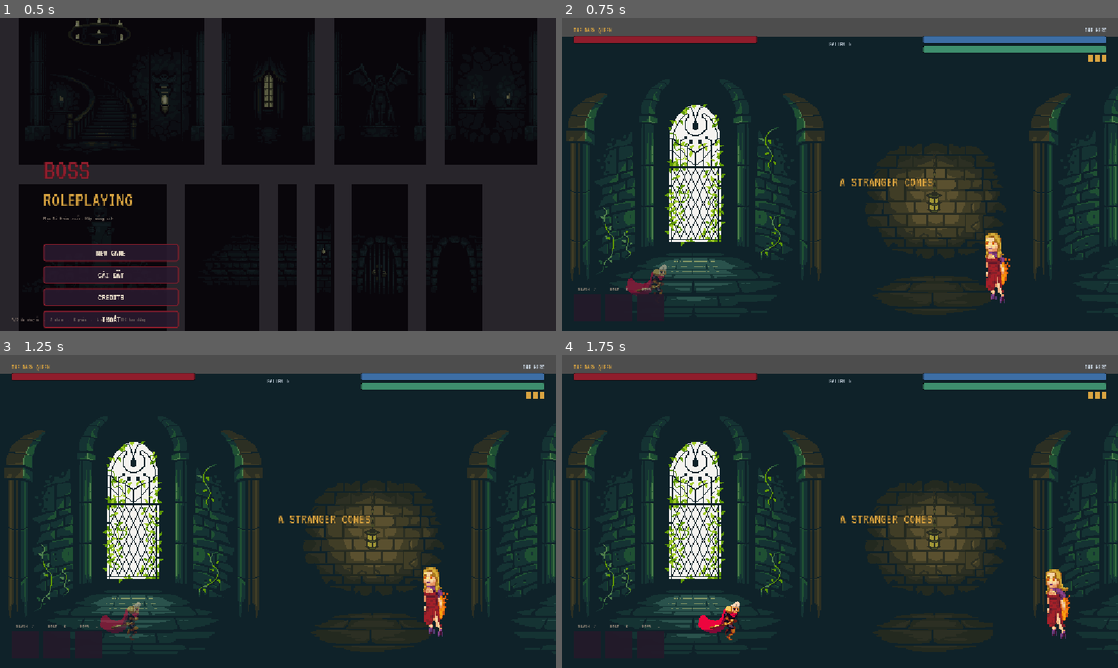
Above: before the commit, frames 1-4 (two rows, left to right).
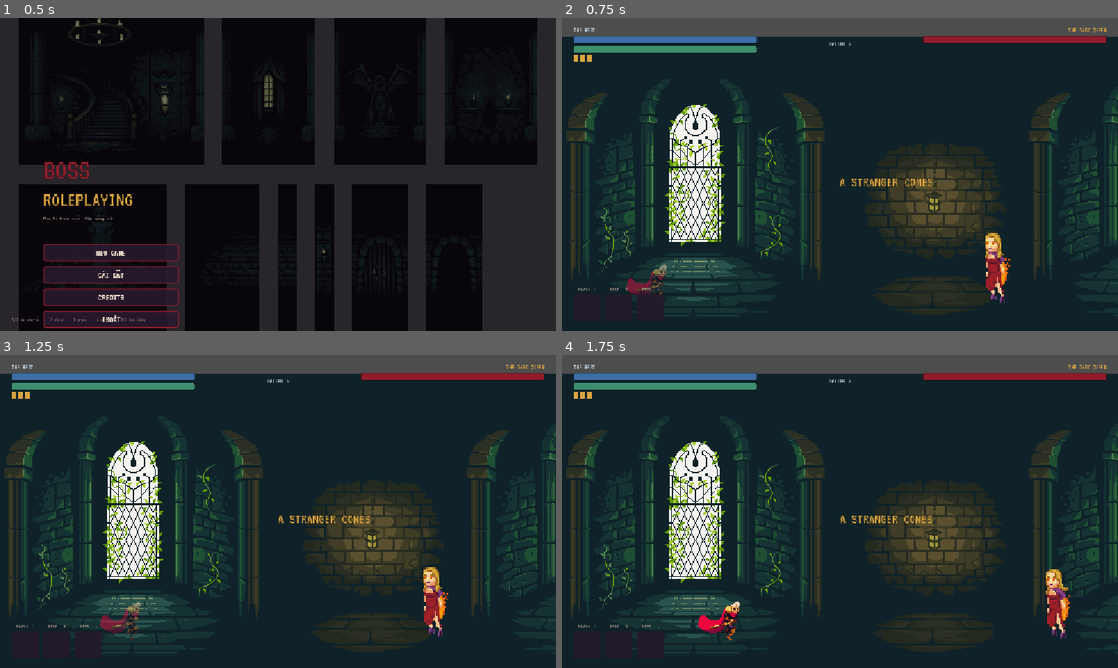
Above: after the commit, the same moments.

Repository: hieubqdsm/boss-roleplaying
Game: Godot game, scene res://scenes/main_menu.tscn
Two runs of this game, one before a commit and one after it. Both use one fixed random seed, a clock stepped at 60 frames per second and the inputs below.
Inputs:
- Up to frame 1 (0.5 s): no input
- Up to frame 2 (0.75 s): click "NEW GAME" at 0.5 s
- Up to frame 3 (1.25 s): no input
- Up to frame 4 (1.75 s): hold D (move_right) from 1.28 s (still down)

Frame 1 is identical in both runs. In frame 2, 3.2% of the frame differs, in the area x 2-98%, y 3-14%; in frame 3, 3.2%; in frame 4, 3.2%.

Commit message:
F-001: HUD doi ben — mau/stamina/estus hero ben trai (hero spawn trai), Queen ben phai

Diff:
--- a/scripts/ui/hud.gd
+++ b/scripts/ui/hud.gd
@@ -30,14 +30,29 @@
 	top.add_theme_constant_override("separation", 24)
 	root.add_child(top)
 
-	# ── Phe Queen (trái) ──
-	var qside := VBoxContainer.new()
-	qside.size_flags_horizontal = Control.SIZE_EXPAND_FILL
-	top.add_child(qside)
-	qside.add_child(Style.label("THE DARK QUEEN", 10, Color("d9a441")))
-	queen_bar = Style.health_bar(380, Color("8f1d2c"))
-	queen_bar.size_flags_horizontal = Control.SIZE_SHRINK_BEGIN
-	qside.add_child(queen_bar)
+	# ── Phe Hero (TRÁI — hero spawn bên trái) ──
+	var hside := VBoxContainer.new()
+	hside.size_flags_horizontal = Control.SIZE_EXPAND_FILL
+	top.add_child(hside)
+	var hname := Style.label("THE HERO", 10, Color("c8d4e0"))
+	hside.add_child(hname)
+	hero_bar = Style.health_bar(380, Color("3d6ea5"))
+	hero_bar.size_flags_horizontal = Control.SIZE_SHRINK_BEGIN
+	hside.add_child(hero_bar)
+	# Stamina + estus của hero (đọc vị AI — thấy nó cạn sức/húp bình là biết nhịp đánh)
+	hero_stamina_bar = Style.health_bar(380, Color("3e8f6e"))
+	hero_stamina_bar.size_flags_horizontal = Control.SIZE_SHRINK_BEGIN
+	hero_stamina_bar.custom_minimum_size = Vector2(380, 8)
+	hside.add_child(hero_stamina_bar)
+	var flask_row := HBoxContainer.new()
+	flask_row.add_theme_constant_override("separation", 4)
+	hside.add_child(flask_row)
+	for i in 3:
+		var pip := ColorRect.new()
+		pip.custom_minimum_size = Vector2(10, 14)
+		pip.color = Color("d9a441")
+		flask_row.add_child(pip)
+		flask_pips.append(pip)
 
 	# ── Counter hero gục (giữa) ──
 	var mid := VBoxContainer.new()
@@ -47,31 +62,16 @@
 	fallen_label.horizontal_alignment = HORIZONTAL_ALIGNMENT_CENTER
 	mid.add_child(fallen_label)
 
-	# ── Phe Hero (phải) ──
-	var hside := VBoxContainer.new()
-	hside.size_flags_horizontal = Control.SIZE_EXPAND_FILL
-	top.add_child(hside)
-	var hname := Style.label("THE HERO", 10, Color("c8d4e0"))
-	hname.horizontal_alignment = HORIZONTAL_ALIGNMENT_RIGHT
-	hside.add_child(hname)
-	hero_bar = Style.health_bar(380, Color("3d6ea5"))
-	hero_bar.size_flags_horizontal = Control.SIZE_SHRINK_END
-	hside.add_child(hero_bar)
-	# Stamina + estus của hero (đọc vị AI — thấy nó cạn sức/húp bình là biết nhịp đánh)
-	hero_stamina_bar = Style.health_bar(380, Color("3e8f6e"))
-	hero_stamina_bar.size_flags_horizontal = Control.SIZE_SHRINK_END
-	hero_stamina_bar.custom_minimum_size = Vector2(380, 8)
-	hside.add_child(hero_stamina_bar)
-	var flask_row := HBoxContainer.new()
-	flask_row.alignment = BoxContainer.ALIGNMENT_END
-	flask_row.add_theme_constant_override("separation", 4)
-	hside.add_child(flask_row)
-	for i in 3:
-		var pip := ColorRect.new()
-		pip.custom_minimum_size = Vector2(10, 14)
-		pip.color = Color("d9a441")
-		flask_row.add_child(pip)
-		flask_pips.append(pip)
+	# ── Phe Queen (PHẢI — Queen đứng bên phải) ──
+	var qside := VBoxContainer.new()
+	qside.size_flags_horizontal = Control.SIZE_EXPAND_FILL
+	top.add_child(qside)
+	var qname := Style.label("THE DARK QUEEN", 10, Color("d9a441"))
+	qname.horizontal_alignment = HORIZONTAL_ALIGNMENT_RIGHT
+	qside.add_child(qname)
+	queen_bar = Style.health_bar(380, Color("8f1d2c"))
+	queen_bar.size_flags_horizontal = Control.SIZE_SHRINK_END
+	qside.add_child(queen_bar)
 
 	# ── Cooldown 3 kỹ năng (góc dưới trái) ──
 	var cds := HBoxContainer.new()
